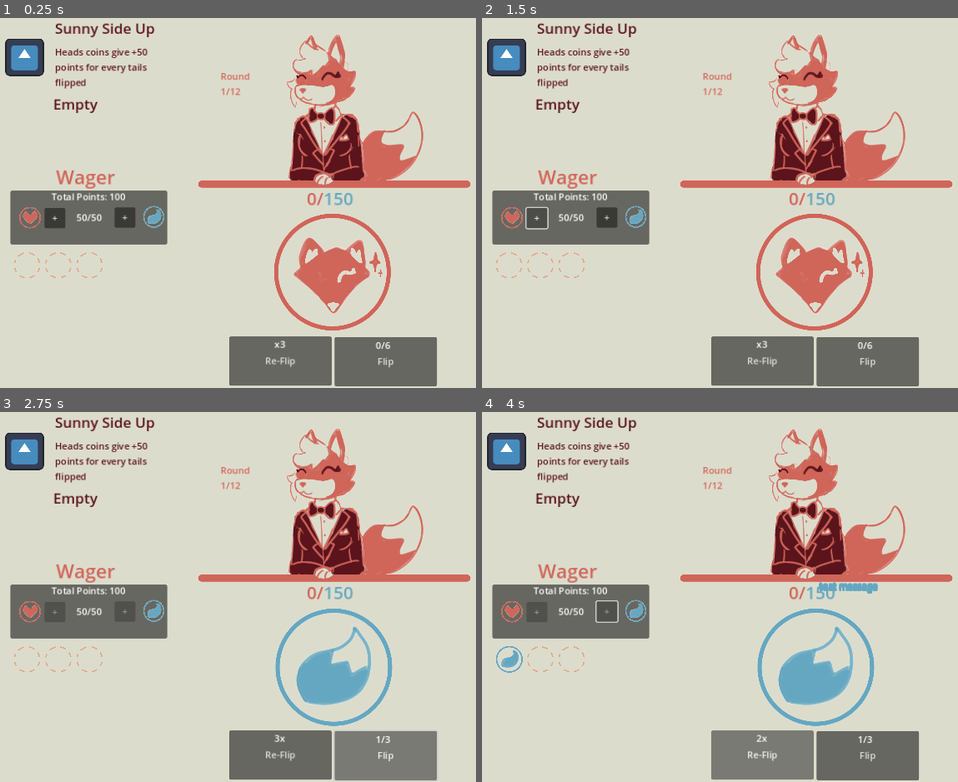
Above: before the commit, frames 1-4 (two rows, left to right).
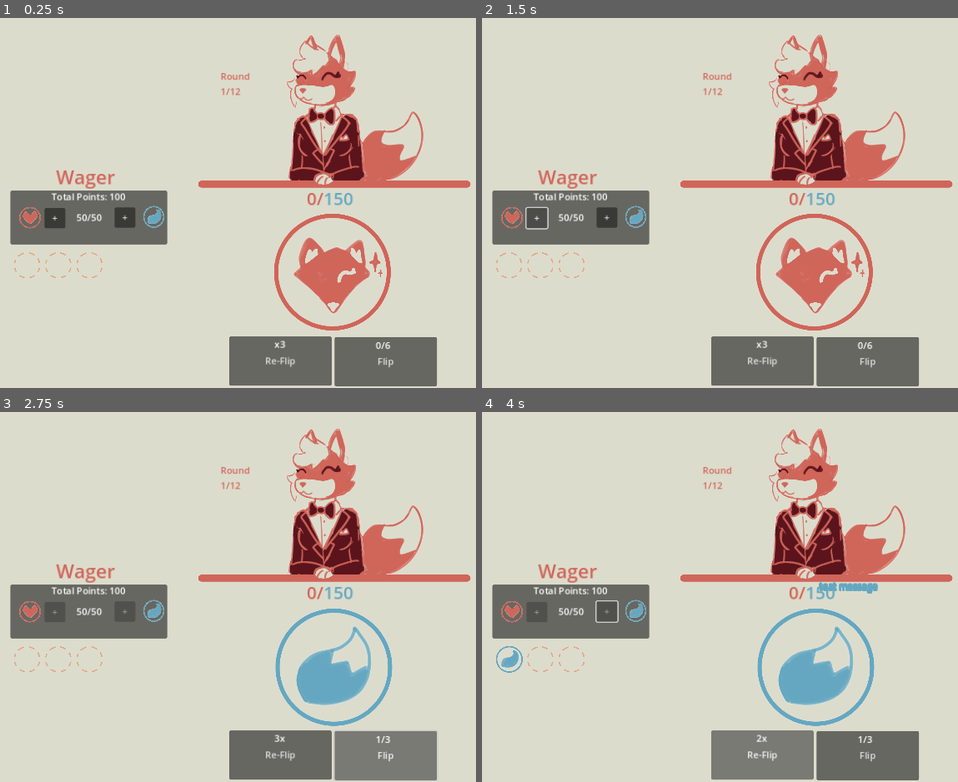
Above: after the commit, the same moments.

Repository: LeslieLlama/foxflipper
Game: Godot game, scene res://Scenes/main_game.tscn
The game is run twice, just before and just after one commit, with the same random seed, the same clock (stepped at 60 frames per second) and the same inputs. The engine's default icon, where the game draws it, is replaced by a stand-in: a white triangle on a blue panel in a dark square.
Inputs:
- Up to frame 1 (0.25 s): no input
- Up to frame 2 (1.5 s): click "+" at 0.5 s; click "+" at 1.25 s
- Up to frame 3 (2.75 s): click "Flip" at 2 s
- Up to frame 4 (4 s): click "Re-Flip" at 2.75 s; tap Enter at 3.5 s; hold Up from 3.53 s (still down)

The runs differ from the first frame. In frame 1, 1.8% of the frame differs, in the area x 1-33%, y 1-26%; in frame 2, 1.8%; in frame 3, 1.8%; in frame 4, 1.8%.

Commit message:
Improvements to Coin Calculation
Coins now properly calculate multiplier when in a sequence/run!

Diff:
--- a/Scenes/main_game.tscn
+++ b/Scenes/main_game.tscn
@@ -446,6 +446,7 @@
 offset_bottom = 305.5
 
 [node name="Item1" type="Panel" parent="ShopPanel"]
+visible = false
 layout_mode = 1
 anchors_preset = 8
 anchor_left = 0.5
@@ -494,6 +495,7 @@
 text = "+"
 
 [node name="Item2" type="Panel" parent="ShopPanel"]
+visible = false
 layout_mode = 1
 anchors_preset = 8
 anchor_left = 0.5
@@ -543,6 +545,7 @@
 text = "+"
 
 [node name="Item3" type="Panel" parent="ShopPanel"]
+visible = false
 layout_mode = 1
 anchors_preset = 8
 anchor_left = 0.5
@@ -636,6 +639,7 @@
 text = "Try Again? "
 
 [node name="Item1" type="Control" parent="."]
+visible = false
 anchors_preset = 0
 offset_left = 19.0
 offset_top = 7.0
@@ -683,6 +687,7 @@
 autowrap_mode = 3
 
 [node name="Item2" type="Control" parent="."]
+visible = false
 anchors_preset = 0
 offset_left = 16.0
 offset_top = 138.0
--- a/Scripts/main_game.gd
+++ b/Scripts/main_game.gd
@@ -126,46 +126,52 @@
 		else:
 			CoinHistorySprites[coinCount-1].texture = tailsCoinSprite
 
+
 func coin_pattern_searcher():
-	var runCount = 1
+	var runCount = 0
 	var previousCoinValue = -1
 	var highestRunCount = 1
 	var runArray = []
 	for c in CoinHistory.size():
-		if CoinHistory[c] == previousCoinValue:
+		#if c==0: previousCoinValue = CoinHistory[0] #set previous coin value to the current coin value SO that a run break doesnt instantly trigger
+
+		if CoinHistory[c] == previousCoinValue || c==0:
 			runCount += 1
 			runArray.append(CoinHistory[c])
 		else:
 			#run is broken
+			if CoinHistory[c-1] == 0: #tails
+				pattern_payoff(runCount, runArray,c, tailsValue, colorBlue)
+			else: #heads
+				pattern_payoff(runCount, runArray,c, headsValue, colorRed)
+			runCount = 1
+			runArray.clear()
+			runArray.append(CoinHistory[c])
+		previousCoinValue = CoinHistory[c]
+		if c+1 == CoinHistory.size():
+			print("last coin")
 			if CoinHistory[c] == 0: #tails
 				pattern_payoff(runCount, runArray,c, tailsValue, colorBlue)
 			else: #heads
 				pattern_payoff(runCount, runArray,c, headsValue, colorRed)
 			runCount = 1
 			runArray.clear()
-
-		if c == CoinHistory.size():
-			print("final coins were a run")
-			if CoinHistory[c] == 0: #tails
-				pattern_payoff(runCount, runArray,c, tailsValue, colorBlue)
-			else: #heads
-				pattern_payoff(runCount, runArray,c, headsValue, colorRed)
-			runCount = 1
-			runArray.clear()
-		previousCoinValue = CoinHistory[c]
-		#if runCount >= 3:
-			#highestRunCount = runCount
-	#currentScore *= highestRunCount
+			return
 
 func pattern_payoff(runCount : int, runArray, c : int, coinValue : int, colorToUse : Color):
 	if runCount < 3:
+		print(str("runcount > 2 : ",runCount))
+		print(str("runarray = ",runArray))
 		for i in runCount:
 			currentScore += coinValue
-			pop_up_message(str("+",coinValue,"!"), CoinHistorySprites[c].global_position, colorToUse)
-	else:
-		currentScore += runArray.size() * coinValue
-		var middleOfArray = runArray.size()%2
-		pop_up_message(str("+",runArray.size() * coinValue,"!"), CoinHistorySprites[middleOfArray].global_position, colorToUse)
+			pop_up_message(str("+",coinValue,"!"), CoinHistorySprites[(c+i)].global_position, colorToUse)
+	else:
+		print(str("runcount > 2 : ",runCount))
+		print(str("runarray = ",runArray))
+		var scoreToAdd = ((runCount) * coinValue) * (runCount)
+		currentScore += scoreToAdd
+		var middleOfArray = runArray.size()/2
+		pop_up_message(str("Run! +",scoreToAdd,"!"), CoinHistorySprites[middleOfArray].global_position, colorToUse)
 
 func pop_up_message(textToSay : String, pos : Vector2, textColour : Color):
 	var message = Label.new()
Not shown: 1 places in Scenes/main_game.tscn that only renumber resources
